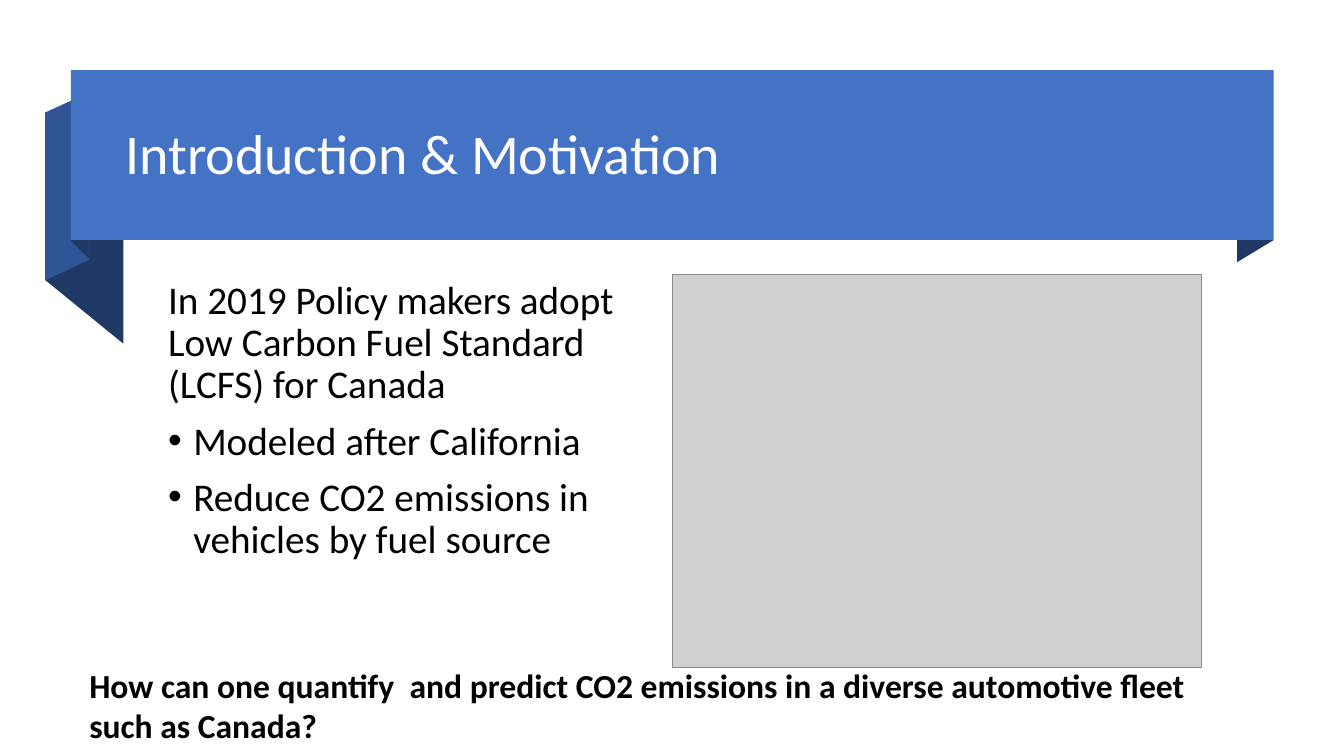
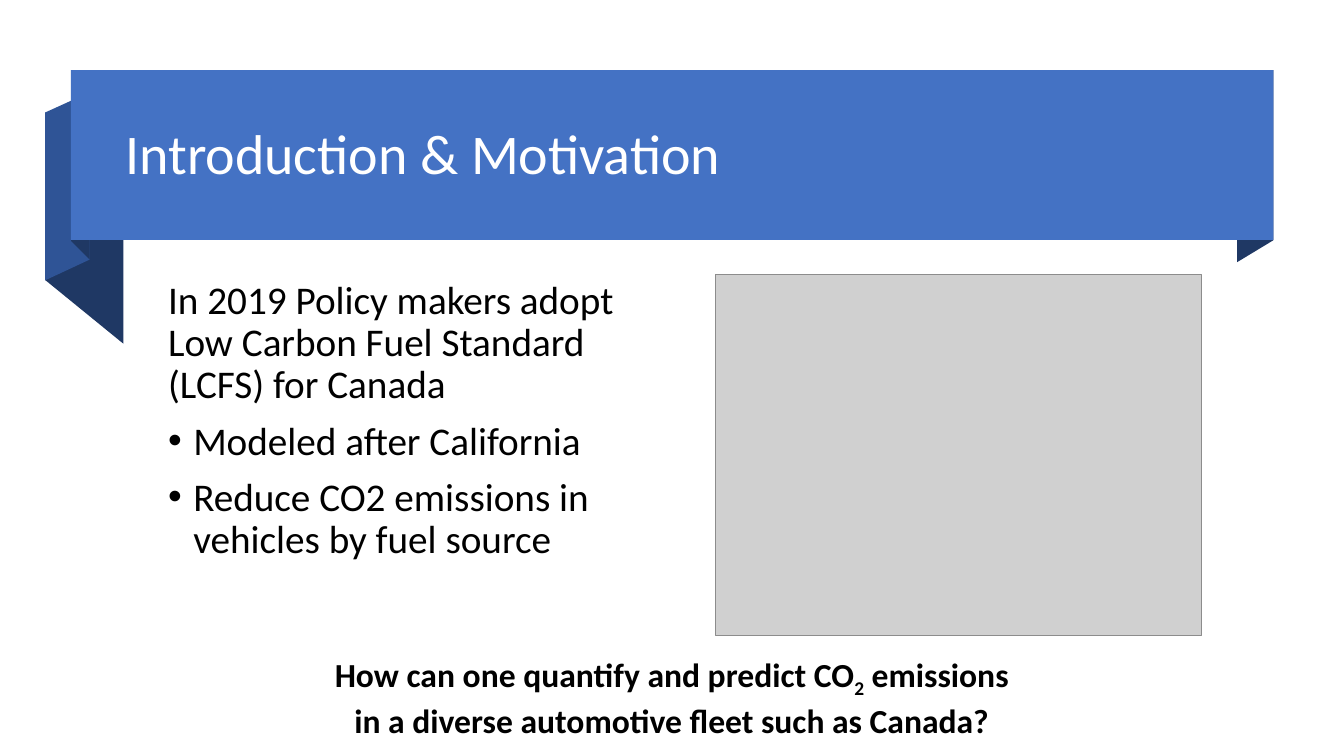
Before and after one commit to djlofland/DS621_F2020_Group3, a slide deck: slide 3 of Final Project/Group_3_FinalProject.pptx. Drawn at 1344x756 pixels with LibreOffice and Linux fonts; fonts in the diff are those of the drawing; grey boxes stand for pictures. Boxes give left, top, right and bottom in pixels: in the first picture for what was removed or moved away, otherwise in the second. Text is boxed around its words. In the diff, an @@ line names an element or a change of style, - is before the commit and + after.

```diff
--- a/Final Project/Group_3_FinalProject.pptx
+++ b/Final Project/Group_3_FinalProject.pptx
@@ text "In 2019 Policy makers adopt ..." at box(168, 286, 613, 560): less space between paragraphs @@
@@ picture: place and size @@
-picture at box(673, 275, 1202, 668)
+picture at box(716, 275, 1202, 636)
@@ text "How can one quantify and ...": place and size @@
-text "How can one quantify and ..." at box(89, 674, 1184, 739)
+text "How can one quantify and ..." at box(335, 663, 1009, 734)
@@ text "How can one quantify and ..." at box(335, 663, 1009, 734): now subscript in "CO2"; alignment left to centre @@
```
Also in this commit, not shown: 5 other slides changed, 1 slide added, 3 slides removed, 3 other files.
